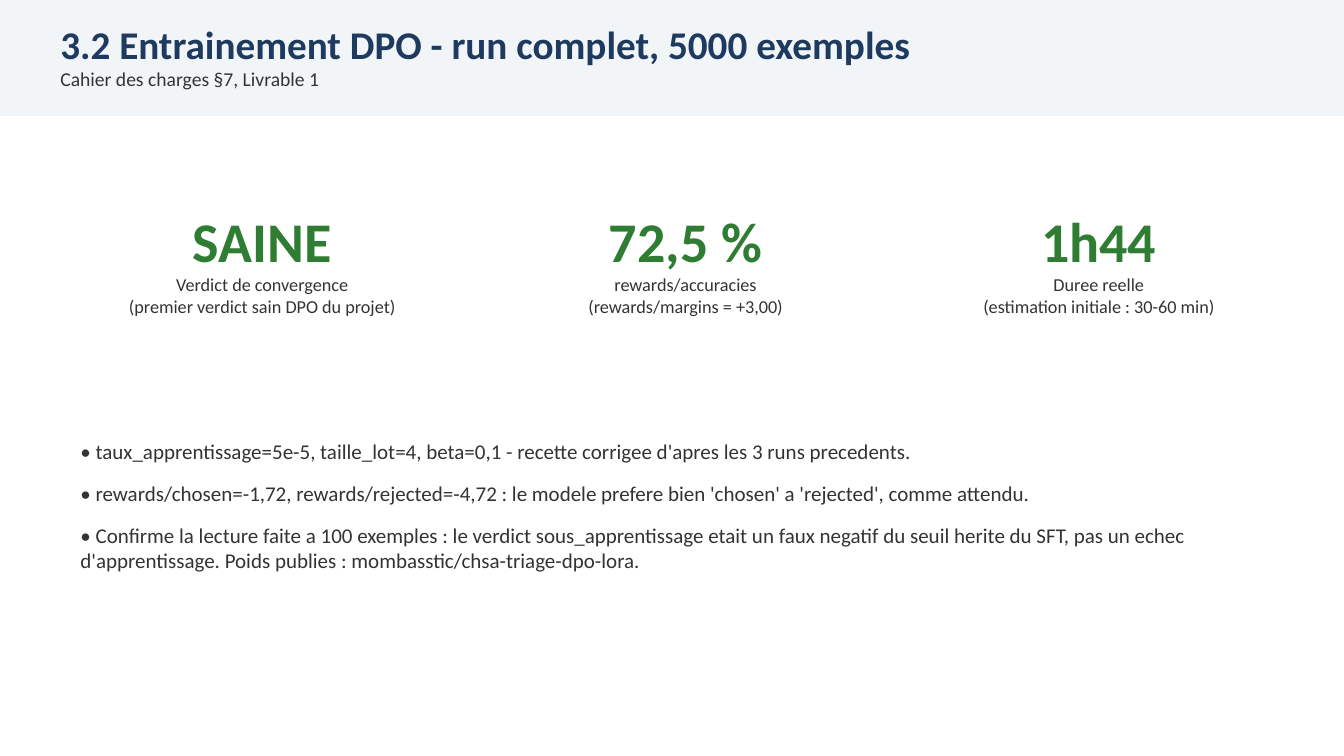
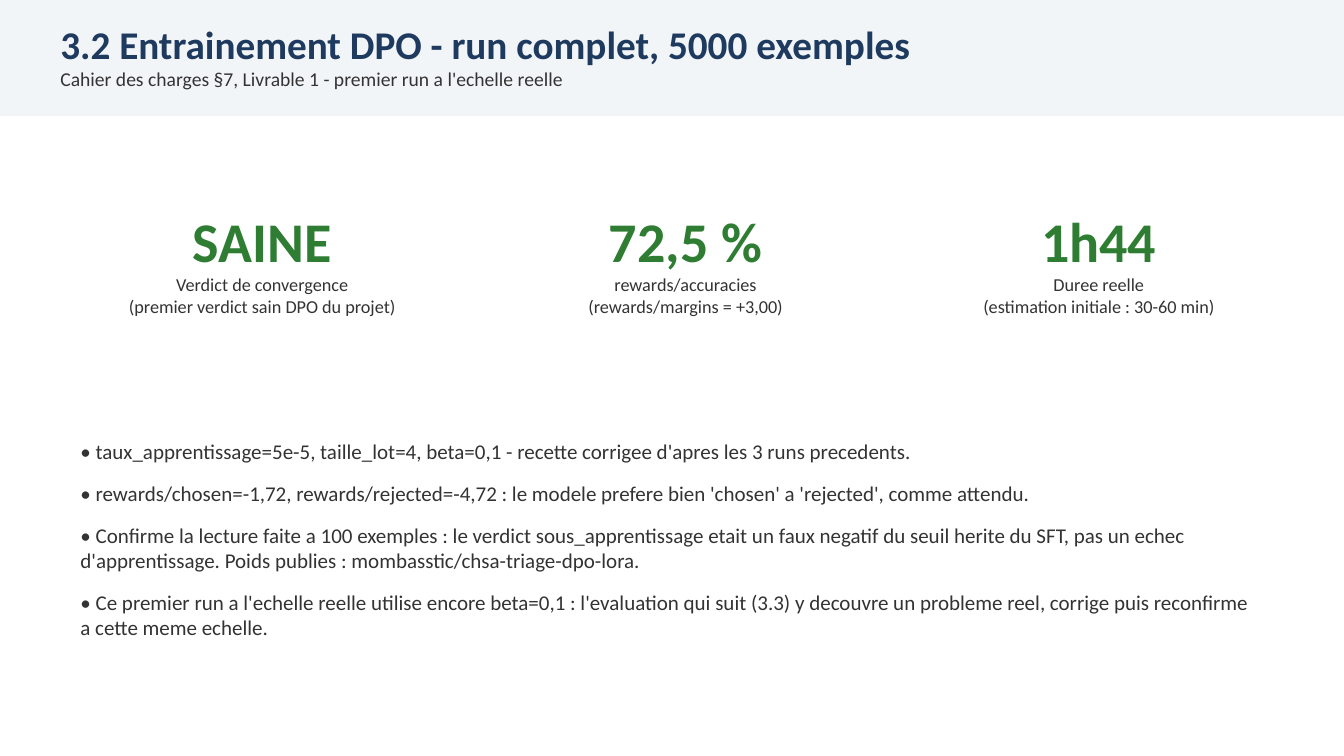
Before and after one commit to racemartin/m14_ocr, a slide deck: slide 11 of docs/00_cadrage/05_presentation_soutenance.pptx. Drawn at 1344x756 pixels with LibreOffice and Linux fonts; fonts in the diff are those of the drawing. Boxes give left, top, right and bottom in pixels: in the first picture for what was removed or moved away, otherwise in the second. Text is boxed around its words. In the diff, an @@ line names an element or a change of style, - is before the commit and + after.

Commit message:
fix(soutenance): refleter la confirmation DPO beta=0,3 a l'echelle reelle
Rebase sur main (commit local avance depuis le lancement de cette
branche) : le run complet a 5000 exemples avec beta=0,3 confirme
F1=0,110 (quasi identique au post-SFT, aucune regression par rapport
au checkpoint pas cher a 100). Met a jour les diapositives DPO
(run 5000, cause/correction, synthese, conclusions) pour retirer la
mention "a confirmer" devenue obsolete et citer les chiffres finaux.

```diff
--- a/docs/00_cadrage/05_presentation_soutenance.pptx
+++ b/docs/00_cadrage/05_presentation_soutenance.pptx
@@ text at <box>60,72,563,90</box>: text changed @@
-Cahier des charges §7, Livrable 1
+Cahier des charges §7, Livrable 1 - premier run a l'echelle reelle
@@ text at <box>80,595,1248,635</box>: paragraph added @@
+• Ce premier run a l'echelle reelle utilise encore beta=0,1 : l'evaluation qui suit (3.3) y decouvre un probleme reel, corrige puis reconfirme a cette meme echelle.
```
Also in this commit, not shown: 5 other slides changed, 1 other file.
